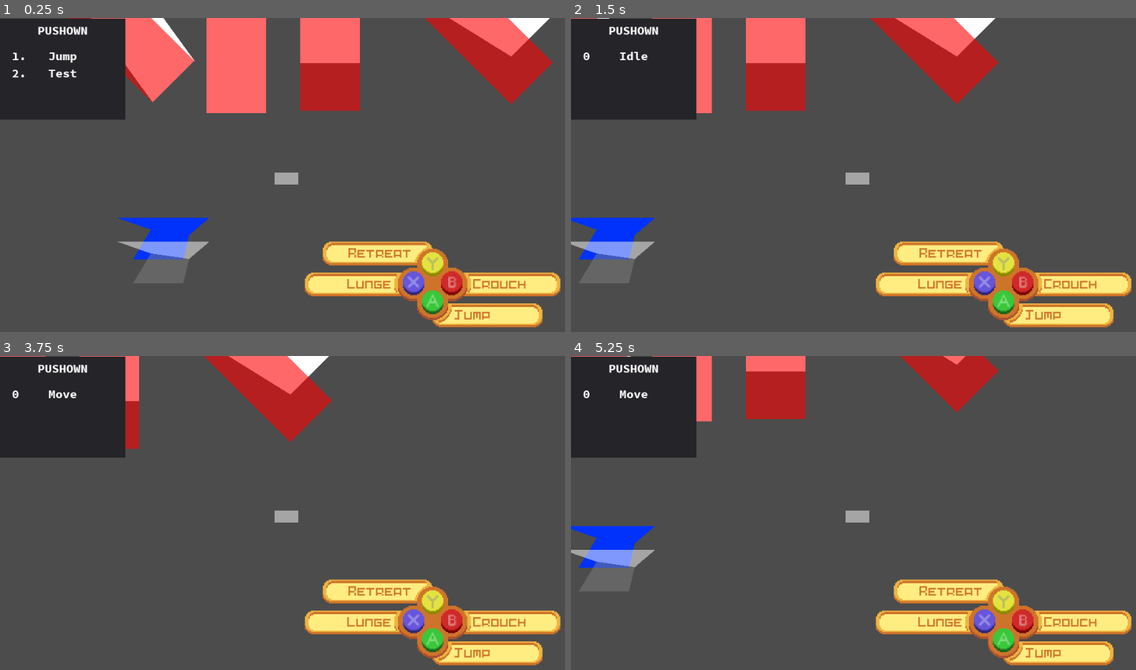
Above: before the commit, frames 1-4 (two rows, left to right).
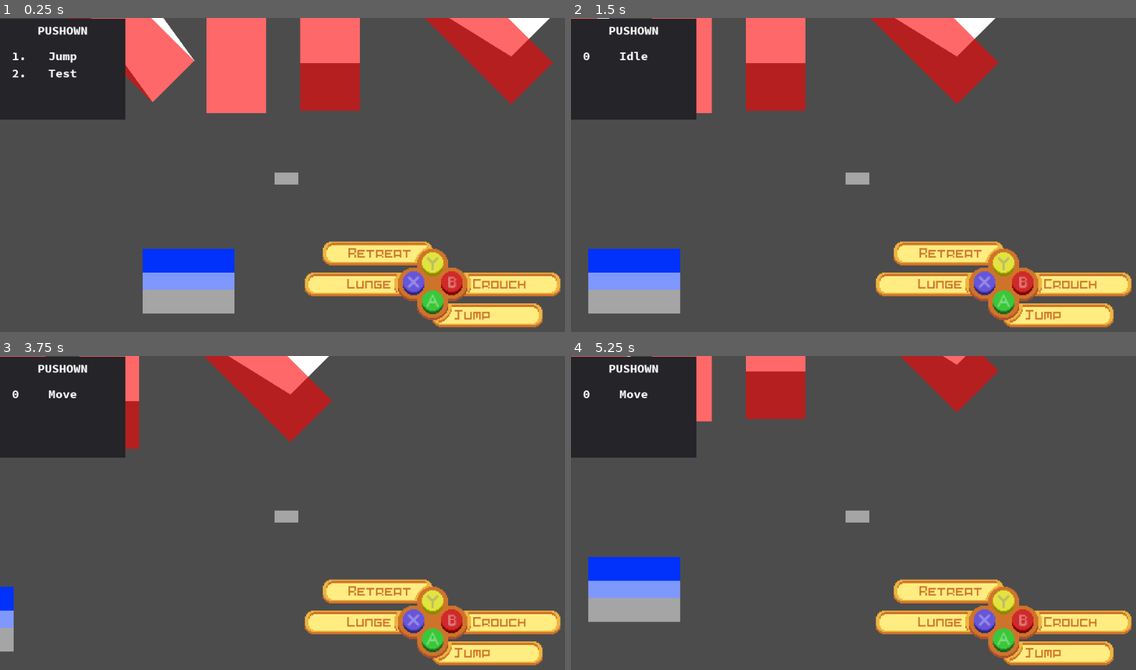
Above: after the commit, the same moments.

Repository: MTareqAzim/scratchpad
Game: Godot game, scene res://Scenes/World/World2.tscn
The game is run twice, just before and just after one commit, with the same random seed, the same clock (stepped at 60 frames per second) and the same inputs.
Inputs (mouse positions are in pixels of both pictures, inside the frame that each line leads up to):
- Up to frame 1 (0.25 s): no input
- Up to frame 2 (1.5 s): tap Enter at 0.5 s; move the mouse to (983, 162) at 0.52 s; hold Right (ui_right) 0.53-1.25 s; click (983, 162) at 0.67 s; drag from (740, 193) to (684, 24) at 1.27 s
- Up to frame 3 (3.75 s): tap Space at 2 s; move the mouse to (344, 447) at 2.02 s; hold Right (ui_right) 2.03-2.75 s; drag from (259, 582) to (220, 359) at 2.77 s; tap Enter at 3.5 s; move the mouse to (457, 563) at 3.52 s; hold Left (ui_left) from 3.53 s (still down)
- Up to frame 4 (5.25 s): release Left (ui_left) at 4.25 s; drag from (684, 469) to (910, 359) at 4.27 s; tap Space at 5 s; move the mouse to (887, 516) at 5.02 s; hold Down (ui_down) from 5.03 s (still down); click (887, 516) at 5.17 s

The runs differ from the first frame. In frame 1, 4.5% of the frame differs, in the area x 20-42%, y 63-95%; in frame 2, 4.5%; in frame 3, 0.5%; in frame 4, 4.5%.

Commit message:
Moved rotate_about_point() to Geometry2D. \nRemoved some first bools.

Diff:
--- a/Scenes/Player/Player.tscn
+++ b/Scenes/Player/Player.tscn
@@ -36,7 +36,7 @@
 radius = 20.0
 height = 32.0
 
-[node name="Player" index="0" instance=ExtResource( 1 )]
+[node name="Player" instance=ExtResource( 1 )]
 position = Vector2( 0, 0 )
 script = ExtResource( 2 )
 MAX_SPEED = 2000
--- a/Scenes/World/World2.tscn
+++ b/Scenes/World/World2.tscn
@@ -9,12 +9,11 @@
 [node name="World" type="Node"]
 
 [node name="StaticSlope2P5D" parent="." instance=ExtResource( 1 )]
-editor/display_folded = true
 position = Vector2( 197, 255 )
 _height = 80
 _width = 100
 _length = 300
-_angle = 315
+_angle = 45
 
 [node name="DistToGround" parent="StaticSlope2P5D" index="0"]
 visible = false
@@ -80,8 +79,8 @@
 polygon = PoolVector2Array( 50, 150, -50, 150, -50, -150, 50, -150 )
 
 [node name="Rise" parent="StaticSlope2P5D3" index="4"]
-position = Vector2( -1.83691e-014, -150 )
-cast_to = Vector2( 3.67382e-014, 220 )
+position = Vector2( 1.83691e-014, -150 )
+cast_to = Vector2( -3.67382e-014, 220 )
 
 [node name="StaticSlope2P5D4" parent="." instance=ExtResource( 1 )]
 editor/display_folded = true
@@ -89,7 +88,7 @@
 _height = 80
 _width = 100
 _length = 300
-_angle = 135
+_angle = 225
 
 [node name="DistToGround" parent="StaticSlope2P5D4" index="0"]
 visible = false
@@ -109,21 +108,24 @@
 cast_to = Vector2( 212.132, 132.132 )
 
 [node name="StaticWall2P5D" parent="." instance=ExtResource( 2 )]
-editor/display_folded = true
-position = Vector2( 275, 640 )
-_z_pos = 0
+position = Vector2( 318, 692 )
+_z_pos = -20
 _height = 40
+
+[node name="DistToGround" parent="StaticWall2P5D" index="0"]
+visible = true
+cast_to = Vector2( 0, 20 )
 
 [node name="TopShape" parent="StaticWall2P5D" index="1"]
 position = Vector2( 0, -40 )
-polygon = PoolVector2Array( -67, -10, 88, -10, 54, 19, 44, 60, -40, 60, -10, 10 )
+polygon = PoolVector2Array( -67, -10, 87, -10, 87, 59, -67, 59 )
 
-[node name="BaseShape" parent="StaticWall2P5D" index="2"]
-polygon = PoolVector2Array( -67, -10, 88, -10, 54, 19, 44, 60, -40, 60, -10, 10 )
-polygons = [ PoolVector2Array( -10, 10, -67, -10, 88, -10, 54, 19 ), PoolVector2Array( 44, 60, -40, 60, -10, 10, 54, 19 ) ]
+[node name="VolumeShape" parent="StaticWall2P5D" index="2"]
+polygon = PoolVector2Array( -67, -50, 87, -50, 87, 59, -67, 59 )
 
-[node name="VolumeShape" parent="StaticWall2P5D" index="3"]
-polygon = PoolVector2Array( -67, -50, 88, -50, 88, 60, -67, 60 )
+[node name="BaseShape" parent="StaticWall2P5D" index="3"]
+polygon = PoolVector2Array( -67, -10, 87, -10, 87, 59, -67, 59 )
+polygons = [ PoolVector2Array( -67, -10, 87, -10, 87, 59, -67, 59 ) ]
 
 [node name="Player" parent="." instance=ExtResource( 3 )]
 editor/display_folded = true
--- a/Utils/Collision 2D/geometry_2d.gd
+++ b/Utils/Collision 2D/geometry_2d.gd
@@ -2,17 +2,6 @@
 
 static func area(points: Array) -> float:
 	return abs(_area(points))
-
-
-static func _area(points: Array) -> float:
-	var area := 0.0
-
-	for i in points.size():
-		var next_i = (i + 1) % points.size()
-		area += points[i].x * points[next_i].y - points[next_i].x * points[i].y
-
-	area = area / 2.0
-	return area
 
 
 static func centroid(points: Array) -> Vector2:
@@ -28,6 +17,18 @@
 	c_x = c_x / (6 * area)
 	c_y = c_y / (6 * area)
 	return Vector2(c_x, c_y)
+
+
+static func rotate_about_point(point: Vector2, pivot: Vector2, degrees: float) -> Vector2:
+	var sin_angle = sin(deg2rad(degrees))
+	var cos_angle = cos(deg2rad(degrees))
+
+	var rotated_x = cos_angle * (point.x - pivot.x) + \
+			sin_angle * (point.y - pivot.y) + pivot.x
+	var rotated_y = -sin_angle * (point.x - pivot.x) + \
+			cos_angle * (point.y - pivot.y) + pivot.y
+
+	return Vector2(rotated_x, rotated_y)
 
 
 static func point_in_polygon(point: Vector2, polygon: Array) -> bool:
@@ -55,3 +56,14 @@
 static func clockwise(p0: Vector2, p1: Vector2, p2: Vector2) -> float:
 	var z = (p1.x - p0.x) * (p2.y - p0.y) - (p1.y - p0.y) * (p2.x - p0.x)
 	return z
+
+
+static func _area(points: Array) -> float:
+	var area := 0.0
+
+	for i in points.size():
+		var next_i = (i + 1) % points.size()
+		area += points[i].x * points[next_i].y - points[next_i].x * points[i].y
+
+	area = area / 2.0
+	return area
--- a/Utils/Composite Polygon 2D/composite_polygon_2d.gd
+++ b/Utils/Composite Polygon 2D/composite_polygon_2d.gd
@@ -9,9 +9,9 @@
 
 func set_polygon(polygon: PoolVector2Array) -> void:
 	.set_polygon(polygon)
-	emit_signal("polygon_changed")
 	_convex_decomposition()
 	_visualize_components()
+	emit_signal("polygon_changed")
 
 
 func _convex_decomposition() -> void:
--- a/Utils/Physics Bodies/KinematicBody2P5D.tscn
+++ b/Utils/Physics Bodies/KinematicBody2P5D.tscn
@@ -4,7 +4,7 @@
 [ext_resource path="res://Utils/Composite Polygon 2D/composite_polygon_2d.gd" type="Script" id=2]
 
 [sub_resource type="RectangleShape2D" id=1]
-extents = Vector2( 15, 15 )
+extents = Vector2( 15, 65 )
 
 [sub_resource type="CircleShape2D" id=2]
 radius = 18.0
--- a/Utils/Physics Bodies/kinematic_body_2p5d.gd
+++ b/Utils/Physics Bodies/kinematic_body_2p5d.gd
@@ -15,7 +15,6 @@
 
 var _z_pos : int
 var _velocity := Vector3() setget set_velocity, get_velocity
-var _first := true
 
 func _physics_process(delta: float) -> void:
 	if not Engine.is_editor_hint():
@@ -37,11 +36,8 @@
 
 
 func set_height(new_height: int) -> void:
-	if _first:
-		_first = false
-	else:
-		_height = new_height
-		_update_volume_shape()
+	_height = new_height
+	_update_volume_shape()
 
 
 func get_height() -> int:
--- a/Utils/Physics Bodies/static_slope_2p5d.gd
+++ b/Utils/Physics Bodies/static_slope_2p5d.gd
@@ -8,6 +8,12 @@
 export (int) var _width := 20 setget _set_width
 export (int) var _length := 20 setget _set_length
 export (int, 0, 315, 45) var _angle := 0 setget _set_angle
+
+onready var base_shape = $BaseShape
+onready var top_shape = $TopShape
+onready var volume_shape = $VolumeShape
+onready var rise = $Rise
+onready var dist_to_ground = $DistToGround
 
 var _first_time = [true, true, true, true, true]
 
@@ -48,14 +54,13 @@
 
 
 func get_base_transform() -> Transform2D:
-	var base_shape = $BaseShape
 	return base_shape.get_global_transform()
 
 
 func _get_altitude(pos: Vector2) -> float:
 	pos = to_local(pos)
-	var br = $BaseShape.polygon[2]
-	var bl = $BaseShape.polygon[3]
+	var br = base_shape.polygon[2]
+	var bl = base_shape.polygon[3]
 
 	var area = abs(pos.x * br.y + br.x * bl.y + bl.x * pos.y - br.x * pos.y - bl.x * br.y - pos.x * bl.y) / 2.0
 	var width = br.distance_to(bl)
@@ -65,8 +70,6 @@
 
 
 func _get_percent_base(percent: float) -> Array:
-	var base_shape = $BaseShape
-
 	var points = base_shape.polygon
 	var dir_vector = points[2] - points[1]
 	dir_vector = (dir_vector * percent / 100).round()
@@ -81,19 +84,18 @@
 	var diff = _z_pos - new_z
 	_z_pos = new_z
 
-	if _first_time[0]:
-		_first_time[0] = false
-	else:
-		translate(Vector2(0, -diff))
-		_update_dist_to_ground()
+	if Engine.is_editor_hint():
+		if _first_time[0]:
+			_first_time[0] = false
+		else:
+			translate(Vector2(0, -diff))
+			_update_dist_to_ground()
 
 
 func _set_height(new_height: int) -> void:
 	_height = new_height
 
-	if _first_time[1]:
-		_first_time[1] = false
-	else:
+	if Engine.is_editor_hint():
 		_update_top()
 		_update_volume()
 		_update_rise()
@@ -102,9 +104,7 @@
 func _set_width(new_width: int) -> void:
 	_width = new_width
 
-	if _first_time[2]:
-		_first_time[2] = false
-	else:
+	if Engine.is_editor_hint():
 		_update_base()
 		_update_top()
 		_update_volume()
@@ -113,9 +113,7 @@
 func _set_length(new_length: int) -> void:
 	_length = new_length
 
-	if _first_time[3]:
-		_first_time[3] = false
-	else:
+	if Engine.is_editor_hint():
 		_update_base()
 		_update_top()
 		_update_volume()
@@ -125,9 +123,7 @@
 func _set_angle(new_angle: int) -> void:
 	_angle = new_angle
 
-	if _first_time[4]:
-		_first_time[4] = false
-	else:
+	if Engine.is_editor_hint():
 		_update_base()
 		_update_top()
 		_update_volume()
@@ -135,31 +131,17 @@
 
 
 func _update_base() -> void:
-	var base_shape = $BaseShape
 	var extents = Vector2(_width/2.0, _length/2.0)
 
-	var top_left = _rotate_about_origin(Vector2(-extents.x, -extents.y), _angle)
-	var top_right = _rotate_about_origin(Vector2(extents.x, -extents.y), _angle)
-	var bottom_right = _rotate_about_origin(Vector2(extents.x, extents.y), _angle)
-	var bottom_left = _rotate_about_origin(Vector2(-extents.x, extents.y), _angle)
+	var top_left = Geometry2D.rotate_about_point(Vector2(-extents.x, -extents.y), Vector2(), _angle)
+	var top_right = Geometry2D.rotate_about_point(Vector2(extents.x, -extents.y), Vector2(), _angle)
+	var bottom_right = Geometry2D.rotate_about_point(Vector2(extents.x, extents.y), Vector2(), _angle)
+	var bottom_left = Geometry2D.rotate_about_point(Vector2(-extents.x, extents.y), Vector2(), _angle)
 
 	base_shape.polygon = PoolVector2Array([top_left, top_right, bottom_right, bottom_left])
 
 
-func _rotate_about_origin(point: Vector2, degrees: int) -> Vector2:
-	var sin_angle = sin(deg2rad(degrees))
-	var cos_angle = cos(deg2rad(degrees))
-
-	var rotated_x = cos_angle * point.x - sin_angle * point.y
-	var rotated_y = sin_angle * point.x + cos_angle * point.y
-
-	return Vector2(rotated_x, rotated_y)
-
-
 func _update_top() -> void:
-	var top_shape = $TopShape
-	var base_shape = $BaseShape
-
 	var top_left = base_shape.polygon[0] - Vector2(0, _height)
 	var top_right = base_shape.polygon[1] - Vector2(0, _height)
 	var bottom_right = base_shape.polygon[2]
@@ -169,40 +151,34 @@
 
 
 func _update_volume() -> void:
-	var volume_shape = $VolumeShape
-	var top_shape = $TopShape
-	var base_shape = $BaseShape
 	var vector_array = []
 
+	if [0, 45, 225, 270, 315].has(_angle):
+		vector_array.append(top_shape.polygon[0])
+	if [90, 135, 180, 225].has(_angle):
+		vector_array.append(base_shape.polygon[0])
+	if [135, 180, 225, 270].has(_angle):
+		vector_array.append(base_shape.polygon[1])
 	if [0, 45, 90, 135, 315].has(_angle):
-		vector_array.append(top_shape.polygon[0])
-	if [135, 180, 225, 270].has(_angle):
-		vector_array.append(base_shape.polygon[0])
-	if [225].has(_angle):
-		vector_array.append(base_shape.polygon[1])
-	if [0, 45, 225, 270, 315].has(_angle):
 		vector_array.append(top_shape.polygon[1])
-	if [45, 90, 135, 180].has(_angle):
+	if [315].has(_angle):
 		vector_array.append(base_shape.polygon[1])
 	vector_array.append(base_shape.polygon[2])
 	vector_array.append(base_shape.polygon[3])
-	if [315].has(_angle):
+	if [45].has(_angle):
 		vector_array.append(base_shape.polygon[0])
 
 	volume_shape.polygon = PoolVector2Array(vector_array)
 
 
 func _update_rise() -> void:
-	var rise = $Rise
-
-	var start = _rotate_about_origin(Vector2(0, _length/2.0), _angle)
-	var stop = _rotate_about_origin(Vector2(0, -_length), _angle) - Vector2(0, _height)
+	var start = Geometry2D.rotate_about_point(Vector2(0, _length/2.0), Vector2(), _angle)
+	var stop = Geometry2D.rotate_about_point(Vector2(0, -_length), Vector2(), _angle) - Vector2(0, _height)
 
 	rise.position = start
 	rise.set_cast_to(stop)
 
 
 func _update_dist_to_ground() -> void:
-	var raycast = $DistToGround
-	raycast.set_cast_to(Vector2(0, -_z_pos))
-	raycast.visible = raycast.cast_to != Vector2.ZERO
+	dist_to_ground.set_cast_to(Vector2(0, -_z_pos))
+	dist_to_ground.visible = dist_to_ground.cast_to != Vector2.ZERO
--- a/Utils/Physics Bodies/static_wall_2p5d.gd
+++ b/Utils/Physics Bodies/static_wall_2p5d.gd
@@ -4,7 +4,7 @@
 export (int) var _z_pos: = 0 setget _set_z, get_z_pos
 export (int) var _height: = 0 setget _set_height, get_height
 
-var _first_time: = [true, true]
+var _first_time: = [true]
 
 func get_z_pos() -> int:
 	return _z_pos
@@ -42,12 +42,8 @@
 
 func _set_height(new_height: int) -> void:
 	_height = new_height
-
-	if _first_time[1]:
-		_first_time[1] = false
-	else:
-		_update_volume()
-		_update_top()
+	_update_volume()
+	_update_top()
 
 
 #Editor functions
--- a/test/unit/test_geometry_2d.gd
+++ b/test/unit/test_geometry_2d.gd
@@ -67,6 +67,36 @@
 
 		return translated_points
 
+class TestGeometry2DRotateAboutPoint:
+	extends "res://addons/gut/test.gd"
+
+	func test_rotate_about_origin():
+		var point = Vector2(1, 0)
+		var pivot = Vector2()
+
+		var rotated_point = Geometry2D.rotate_about_point(point, pivot, 90.0)
+		assert_almost_eq(rotated_point.x, 0.0, 0.00001, str(rotated_point) + " not close to (0, -1)")
+		assert_almost_eq(rotated_point.y, -1.0, 0.00001, str(rotated_point) + " not close to (0, -1)")
+
+		rotated_point = Geometry2D.rotate_about_point(point, pivot, 45.0)
+		assert_eq(rotated_point, Vector2(sqrt(2)/2, -sqrt(2)/2))
+
+		rotated_point = Geometry2D.rotate_about_point(point, pivot, -135.0)
+		assert_eq(rotated_point, Vector2(-sqrt(2)/2, sqrt(2)/2))
+
+	func test_rotate_about_point():
+		var point = Vector2(6, 4)
+		var pivot = Vector2(5, 4)
+
+		var rotated_point = Geometry2D.rotate_about_point(point, pivot, 90.0)
+		assert_eq(rotated_point, Vector2(5, 3))
+
+		rotated_point = Geometry2D.rotate_about_point(point, pivot, 45.0)
+		assert_eq(rotated_point, Vector2(5 + sqrt(2)/2, 4 -sqrt(2)/2))
+
+		rotated_point = Geometry2D.rotate_about_point(point, pivot, -135.0)
+		assert_eq(rotated_point, Vector2(5 -sqrt(2)/2, 4 + sqrt(2)/2))
+
 class TestGeometry2DPointInPolygon:
 	extends "res://addons/gut/test.gd"
 
